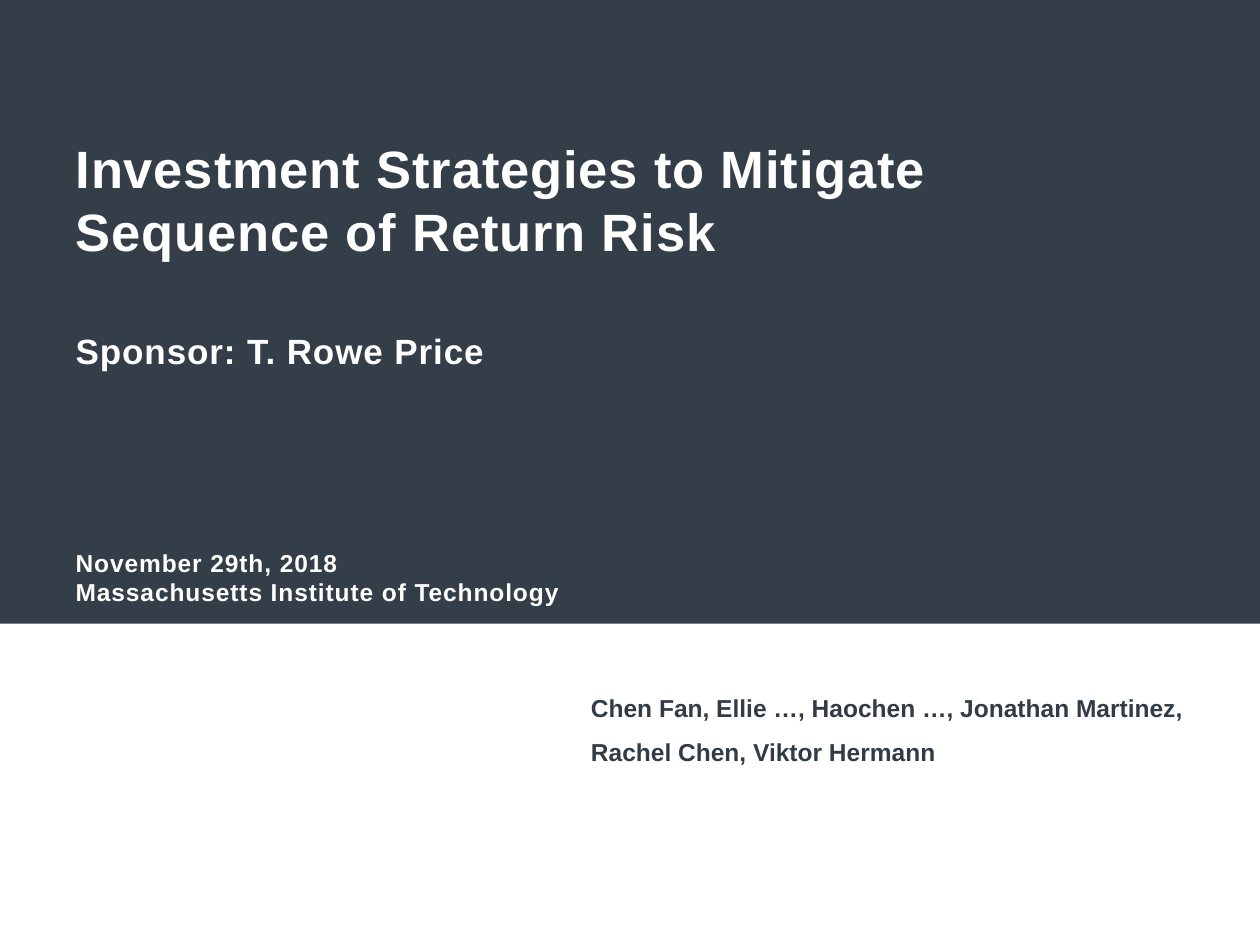
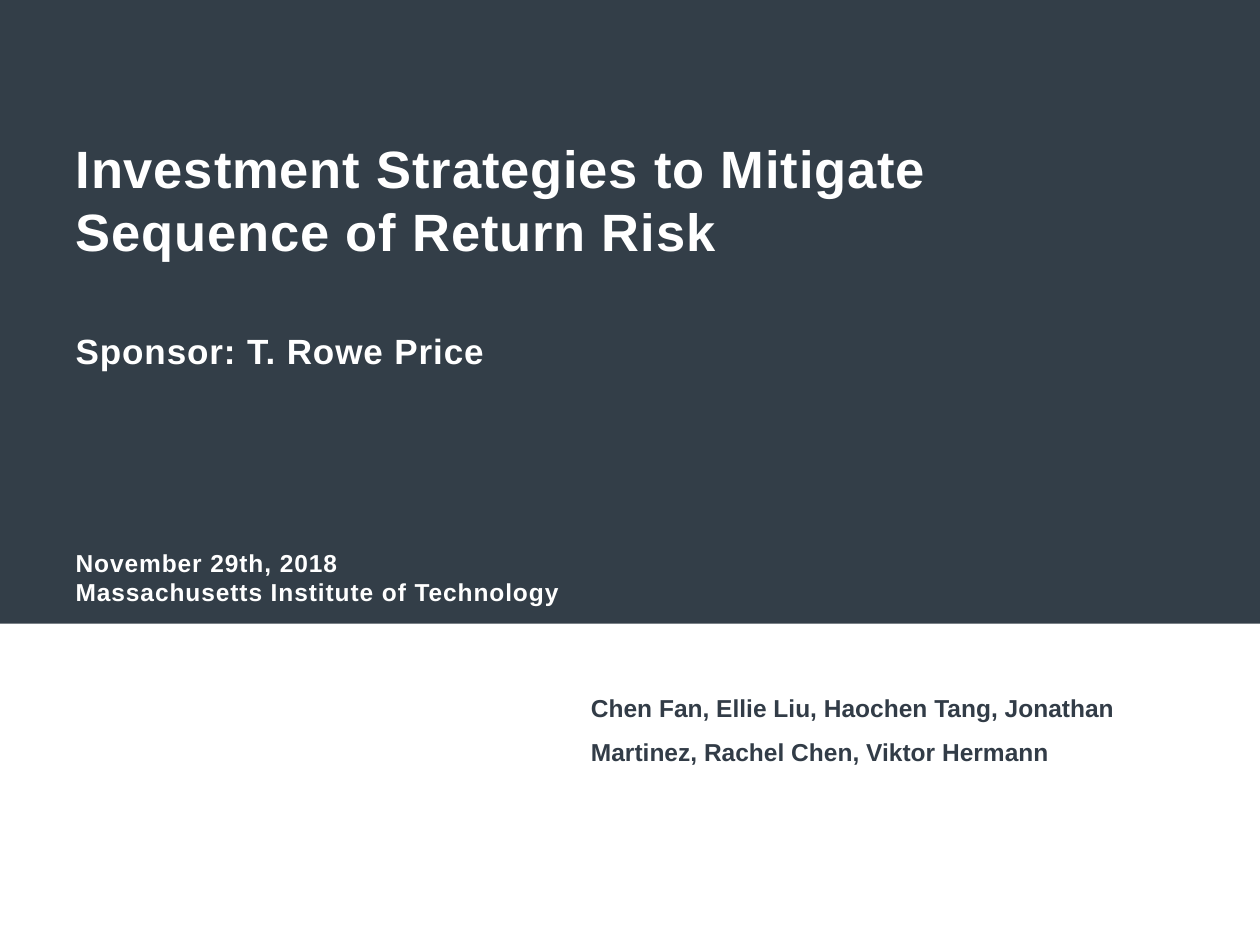
Before and after one commit to hermannviktor/15.451-Proseminar-IM, a slide deck: slide 1 of PPT_Presentation_v2.pptx. Drawn at 1260x945 pixels with LibreOffice and Linux fonts; fonts in the diff are those of the drawing; background and template pictures are left out. Boxes give left, top, right and bottom in pixels: in the first picture for what was removed or moved away, otherwise in the second. Text is boxed around its words. In the diff, an @@ line names an element or a change of style, - is before the commit and + after.

```diff
--- a/PPT_Presentation_v2.pptx
+++ b/PPT_Presentation_v2.pptx
@@ text at <box>591,699,1114,765</box>: text changed @@
-Chen Fan, Ellie …, Haochen …, Jonathan Martinez, Rachel Chen, Viktor Hermann
+Chen Fan, Ellie Liu, Haochen Tang, Jonathan Martinez, Rachel Chen, Viktor Hermann
```
Also in this commit, not shown: 1 other slide changed.
